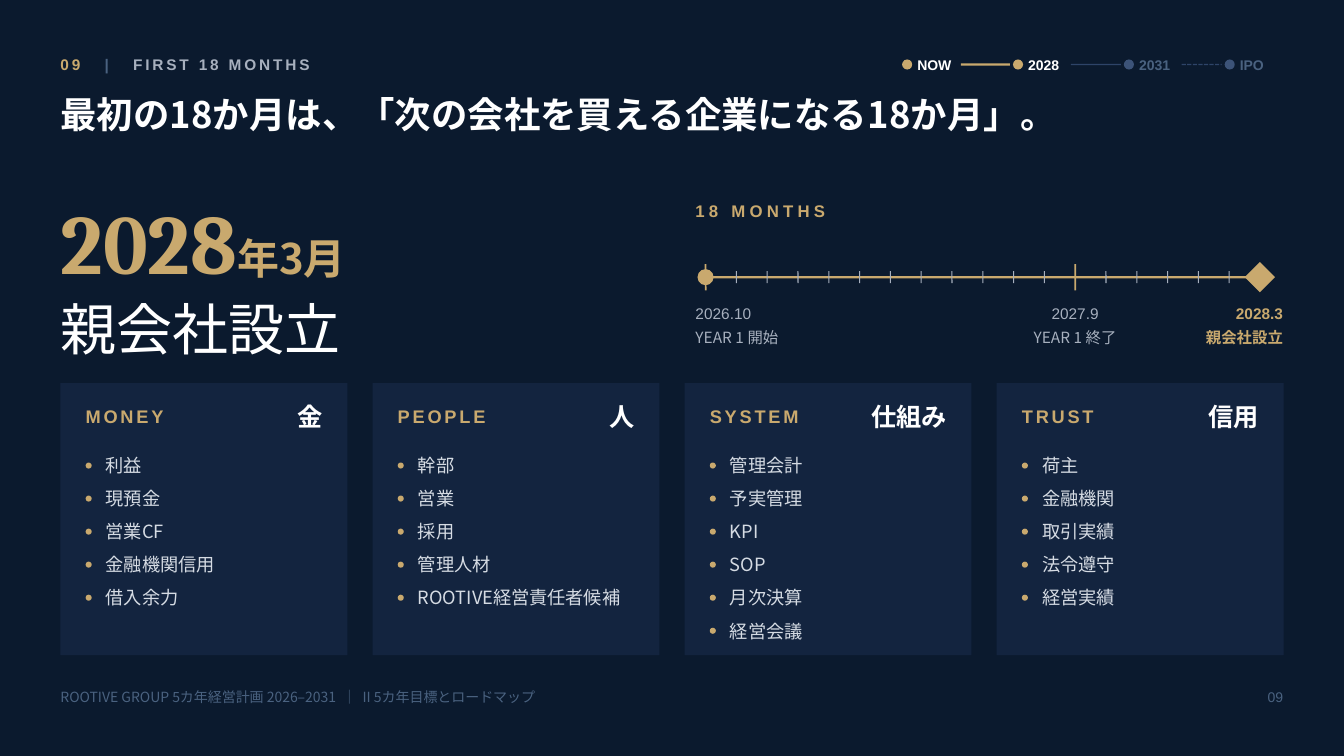
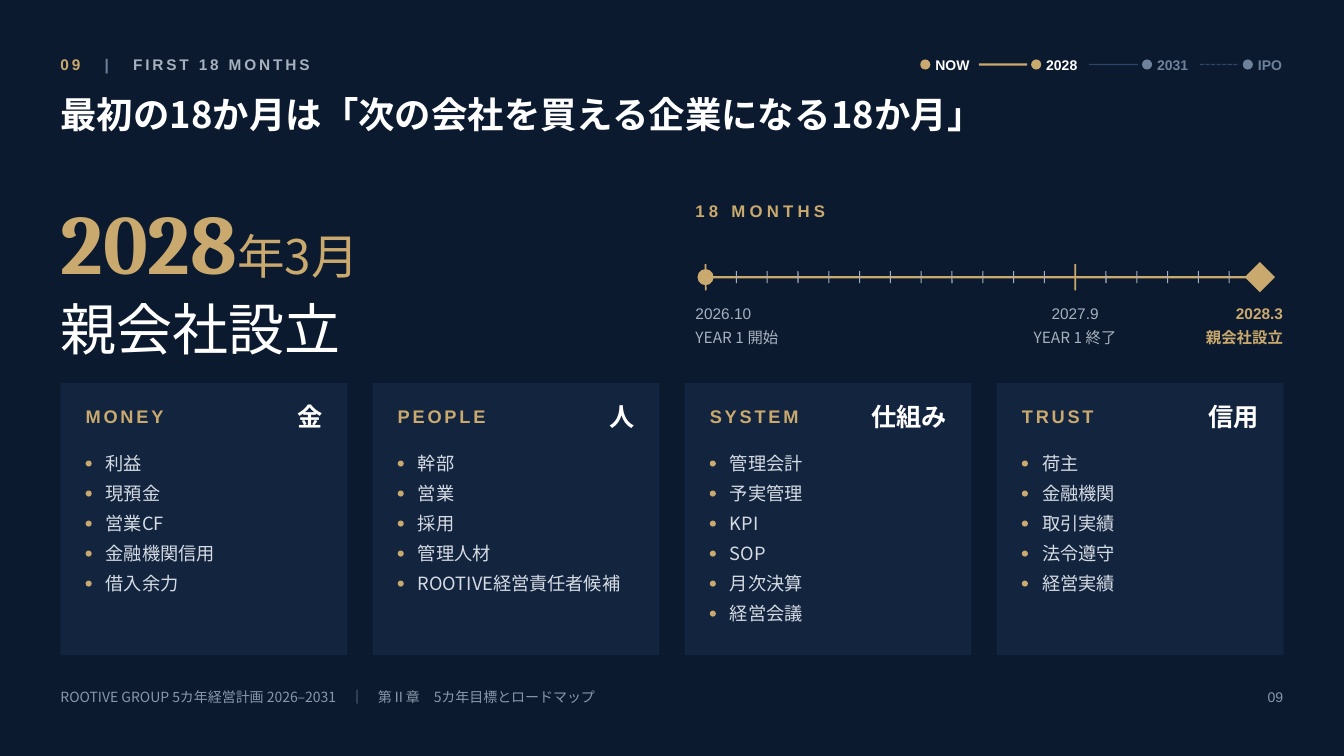
Before and after one commit to rootivebiz-create/ROOTIVE, a slide deck: slide 9 of docs/management-plan/ROOTIVE_GROUP_5year_plan_2026-2031.pptx. Drawn at 1344x756 pixels with LibreOffice and Linux fonts; fonts in the diff are those of the drawing. Boxes give left, top, right and bottom in pixels: in the first picture for what was removed or moved away, otherwise in the second. Text is boxed around its words. In the diff, an @@ line names an element or a change of style, - is before the commit and + after.

```diff
--- a/docs/management-plan/ROOTIVE_GROUP_5year_plan_2026-2031.pptx
+++ b/docs/management-plan/ROOTIVE_GROUP_5year_plan_2026-2031.pptx
@@ text "09 | FIRST 18 MONTHS" at [60, 59, 310, 70]: text colour #4A6280 to #6F829C in "|" @@
@@ ellipse at [1142, 59, 1152, 70]: fill #3C5378 to #6F829C @@
@@ text "2031" at [1157, 60, 1188, 70]: text colour #4A6280 to #6F829C @@
@@ 4 ellipses, 3 texts, 3 lines: place and size @@
-4 ellipses, 3 texts, 3 lines at [902, 59, 1235, 70]
+4 ellipses, 3 texts, 3 lines at [921, 59, 1253, 70]
@@ ellipse at [1243, 59, 1253, 70]: fill #3C5378 to #6F829C @@
@@ text "IPO" at [1258, 60, 1282, 70]: text colour #4A6280 to #6F829C @@
@@ text "IPO": place and size @@
-text "IPO" at [1240, 60, 1264, 70]
+text "IPO" at [1258, 60, 1282, 70]
@@ text at [60, 97, 983, 132]: text changed @@
-最初の18か月は、「次の会社を買える企業になる18か月」。
+最初の18か月は「次の会社を買える企業になる18か月」
@@ text "2028年3月" at [60, 188, 645, 294]: size 30 to 34 pt, bold off in "2028年3月" @@
@@ 4 texts, 4 ellipses: place and size @@
-4 texts, 4 ellipses at [86, 489, 1115, 507]
+4 texts, 4 ellipses at [86, 484, 1115, 502]
@@ 8 texts, 8 ellipses: place and size @@
-8 texts, 8 ellipses at [86, 522, 1115, 573]
+8 texts, 8 ellipses at [86, 514, 1115, 562]
@@ 5 texts, 5 ellipses: place and size @@
-5 texts, 5 ellipses at [86, 588, 1115, 640]
+5 texts, 5 ellipses at [86, 574, 1115, 622]
@@ text "09" at [1268, 692, 1284, 702]: text colour #4A6280 to #8A97AB @@
@@ text at [60, 690, 595, 703]: text changed; text colour #4A6280 to #8A97AB @@
-ROOTIVE GROUP 5カ年経営計画 2026–2031 ｜ II 5カ年目標とロードマップ
+ROOTIVE GROUP 5カ年経営計画 2026–2031 ｜ 第Ⅱ章 5カ年目標とロードマップ
```
Also in this commit, not shown: 23 other slides changed, 2 other files.
